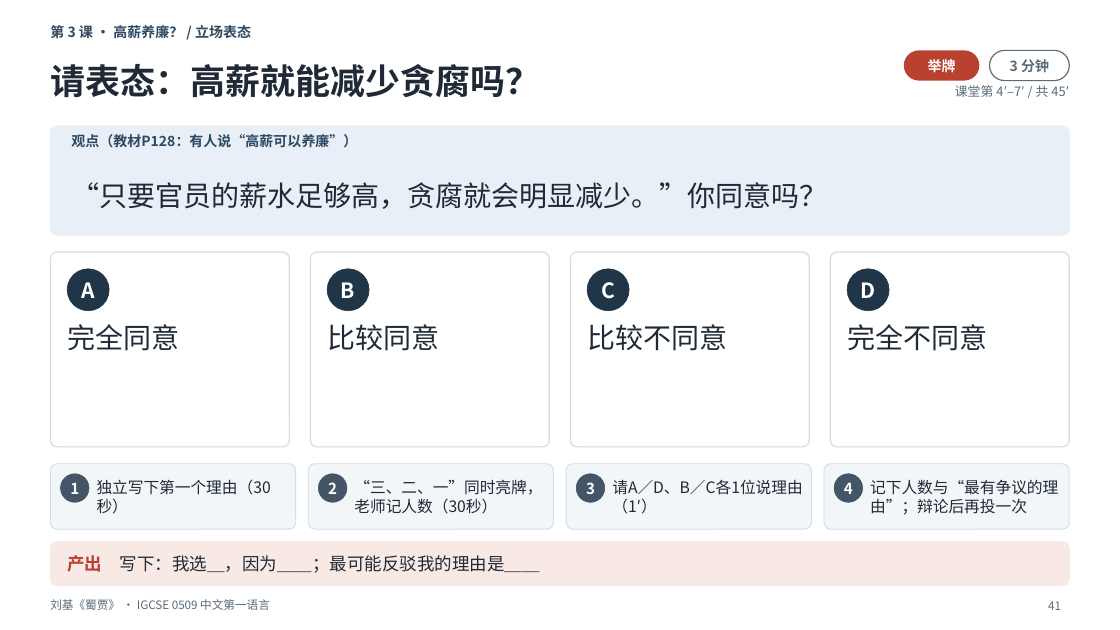
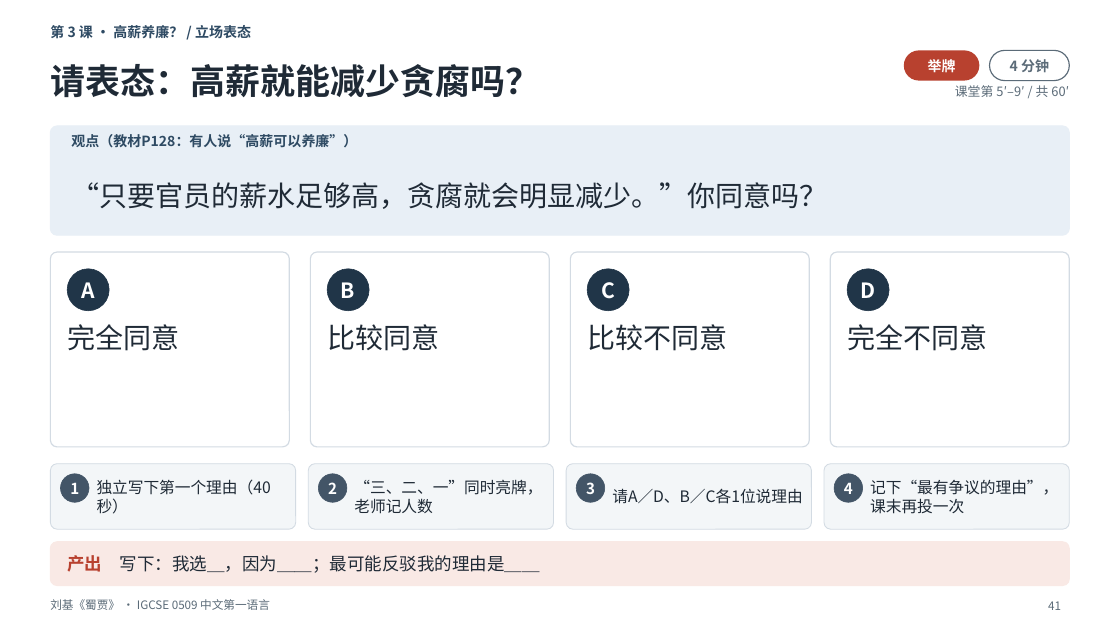
Before and after one commit to darcyduan2026/igcse-0509, a slide deck: slide 41 of LTP + Lesson slides/3.4 文言_刘基《蜀贾》_3课时/0509_3.4_文言_刘基《蜀贾》_4课时_课堂课件_v3.1_重做版.pptx. Drawn at 1120x630 pixels with LibreOffice and Linux fonts; fonts in the diff are those of the drawing. Boxes give left, top, right and bottom in pixels: in the first picture for what was removed or moved away, otherwise in the second. Text is boxed around its words. In the diff, an @@ line names an element or a change of style, - is before the commit and + after.

```diff
--- a/LTP + Lesson slides/3.4 文言_刘基《蜀贾》_3课时/0509_3.4_文言_刘基《蜀贾》_4课时_课堂课件_v3.1_重做版.pptx
+++ b/LTP + Lesson slides/3.4 文言_刘基《蜀贾》_3课时/0509_3.4_文言_刘基《蜀贾》_4课时_课堂课件_v3.1_重做版.pptx
@@ text at bbox=[1010, 59, 1049, 73]: text changed @@
-3 分钟
+4 分钟
@@ text at bbox=[955, 85, 1069, 97]: text changed @@
-课堂第 4′–7′ / 共 45′
+课堂第 5′–9′ / 共 60′
@@ text at bbox=[97, 479, 271, 495]: text changed @@
-独立写下第一个理由（30秒）
+独立写下第一个理由（40秒）
@@ text at bbox=[354, 480, 542, 514]: text changed @@
-“三、二、一”同时亮牌，老师记人数（30秒）
+“三、二、一”同时亮牌，老师记人数
@@ text at bbox=[612, 488, 802, 504]: text changed @@
-请A／D、B／C各1位说理由（1′）
+请A／D、B／C各1位说理由
@@ text at bbox=[870, 480, 1058, 514]: text changed @@
-记下人数与“最有争议的理由”；辩论后再投一次
+记下“最有争议的理由”，课末再投一次
```
Also in this commit, not shown: 55 other slides changed, 1 slide added, 2 other files.
